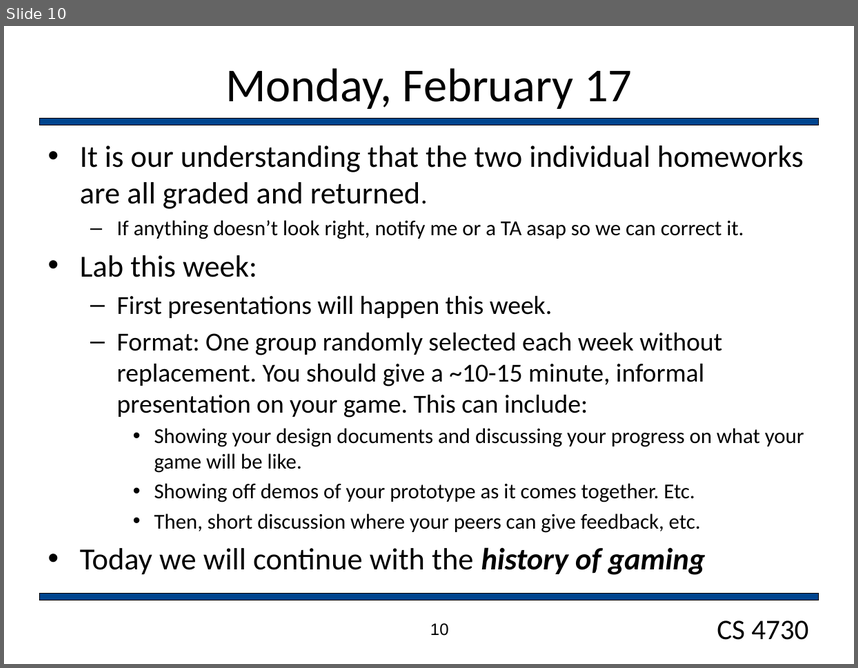
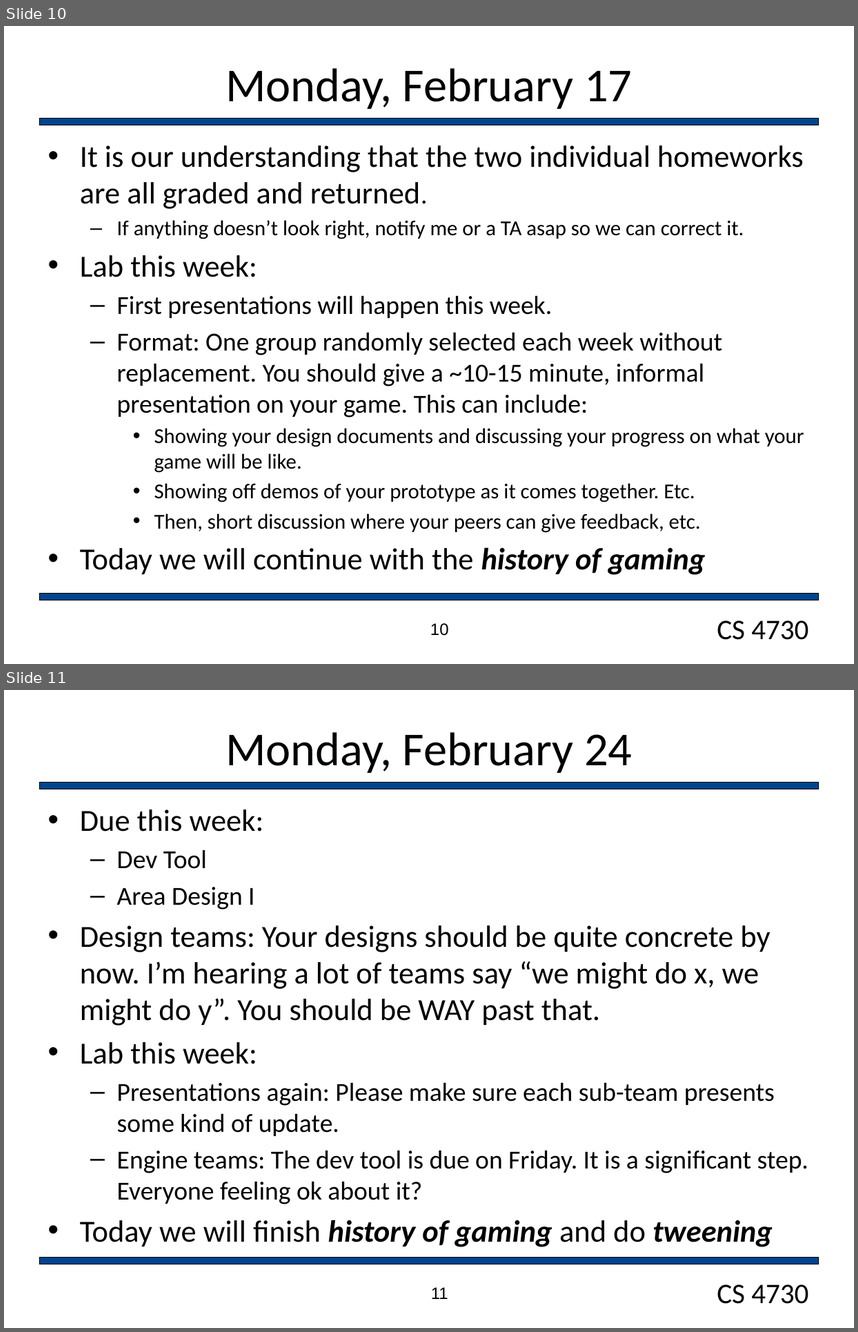
Before and after one commit to markfloryan/gamedesign, a slide deck: slides/dailyAnnouncements.pptx. Shown one above the other, each under a label of ours: slide 10 before the commit, slides 10 and 11 after it. The pictures are 858x668 and 858x1332 pixels, drawn with LibreOffice and Linux fonts; fonts in the diff are those of the drawing; background and template pictures are left out. Boxes give left, top, right and bottom in pixels: in the first picture for what was removed or moved away, otherwise in the second. Text is boxed around its words. In the diff, an @@ line names an element or a change of style, - is before the commit and + after.

Commit message:
new slides

```diff
--- a/slides/dailyAnnouncements.pptx
+++ b/slides/dailyAnnouncements.pptx
@@ slide 11 added at (4, 690, 854, 1328), background #FFFFFF; not listed: 3 template elements that a slide beside it also shows @@
@@ title added at (225, 732, 632, 773), 40 pt, text #000000 @@
+Monday, February 24
@@ text added at (80, 809, 809, 1247), 26 pt, text #000000 @@
+• Due this week:
+  – Dev Tool
+  – Area Design I
+• Design teams: Your designs should be quite concrete by now. I’m hearing a lot of teams say “we might do x, we might do y”. You should be WAY past that.
+• Lab this week:
+  – Presentations again: Please make sure each sub-team presents some kind of update.
+  – Engine teams: The dev tool is due on Friday. It is a significant step. Everyone feeling ok about it?
+• Today we will finish history of gaming and do tweening
@@ page number added at (431, 1287, 448, 1299), 14 pt, text #000000 @@
+11
```
Also in this commit, not shown: 6 other files.
